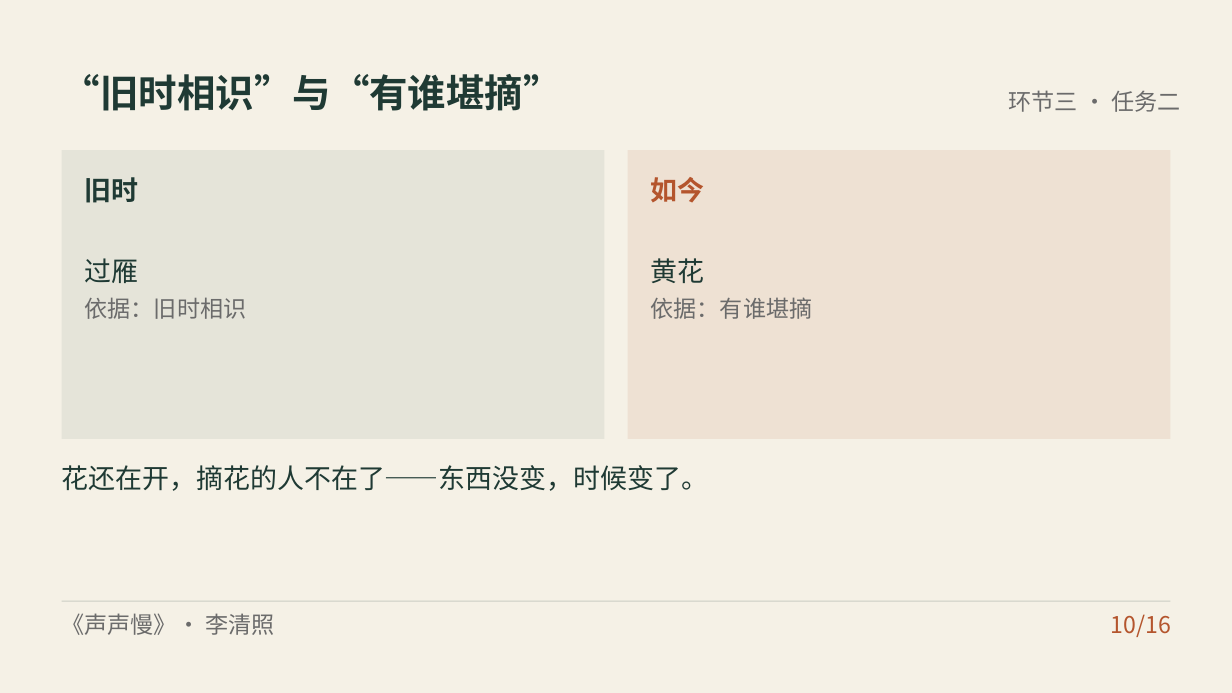
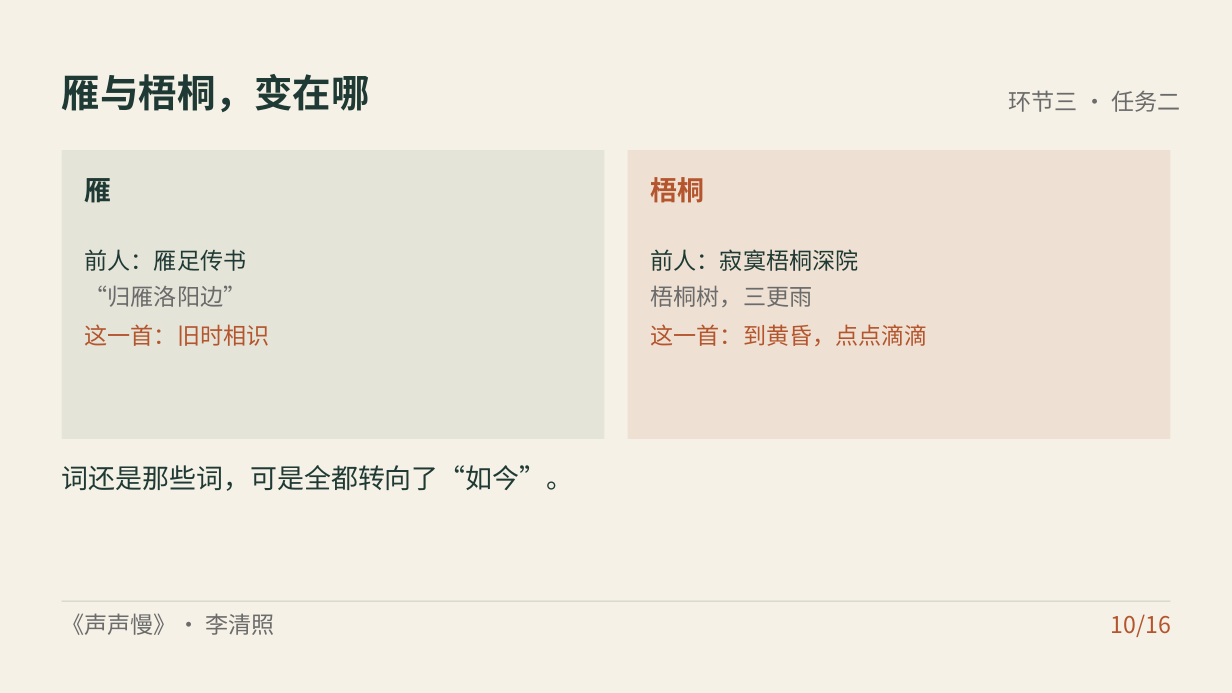
Before and after one commit to zhshy/gaozhong-yuwen-design-orchestrator, a slide deck: slide 10 of examples/声声慢/课件/声声慢.pptx. Drawn at 1232x693 pixels with LibreOffice and Linux fonts; fonts in the diff are those of the drawing. Boxes give left, top, right and bottom in pixels: in the first picture for what was removed or moved away, otherwise in the second. Text is boxed around its words. In the diff, an @@ line names an element or a change of style, - is before the commit and + after.

Commit message:
refactor: 《声声慢》示例按新鉴赏角度整篇重做（2.4.1）
验证 2.4.0 那套角度能不能真的跑出不一样的东西。骨架（十二节、
Σ=45、检测含量规+修订+再验证、红线项）一字未动，换的是角度。

叠字：上一版分"动作/状态"两堆 → 按傅庚生七级分层次，追问"冷冷"
挪到"清清"下面坏掉的是什么（角度二+四）。
意象：上一版分"旧时/如今"两栏 → 找前人的出处（语码）：雁（雁足
传书·归雁洛阳边）、梧桐（寂寞梧桐深院·梧桐树三更雨），再比这一
首怎么转向"如今"（角度五）。
末句：上一版只设计朗读处理 → 加两条反面评价：许昂霄"此词颇带
伧气"、陈廷焯"此不过奇笔耳，并非高调"，要求举词句表态（角度八
+六）。量规优秀档要替对方说出理由。

困难机制：概念混淆 → **缺比较维度**（说得出"好"，说不出"比什么
好、深在哪"）。
诊断任务：三个词写形容词 → **"这十四个字好在哪"**，把学生的皮
相答案原样抄黑板，与叶/傅/陈三家的批评正对；推翻条件写在教案。
再验证：「憔悴损」的主语 → **「守着窗儿，独自怎生得黑」的动词
"得"**（叶嘉莹所讲，"得"=能够）。
卡口：附一由四卡口增至四卡口 + **技法层卡口**。

四份全换：母本 3928／教案 2547／学案 1278／说课稿 2975 汉字
（仍在 2700-3300 区间）。
教学设计 Word 重出：HTML 门禁 100 分（修一处"二级标题后缺导
语"），转换预检通过。
课件 16 页全部重做（页序随三个新任务重排），抽查第 2/6/9/14 页
布局检查通过；页数、页码、顺序核对无重复。STORY.md 与 DESIGN.md
同步重写。根 README 示例节同步改写。

```diff
--- a/examples/声声慢/课件/声声慢.pptx
+++ b/examples/声声慢/课件/声声慢.pptx
@@ text removed at [62,74,562,111] @@
-“旧时相识”与“有谁堪摘”
@@ text added at [62,74,370,112], 30 pt, text #1F3A34, bold @@
+雁与梧桐，变在哪
@@ text at [85,172,112,207]: text changed; bold on @@
-过雁
+雁
@@ text removed at [85,177,139,203] @@
-旧时
@@ text at [651,177,705,203]: text changed @@
-如今
+梧桐
@@ text added at [85,249,247,271], 18 pt, text #1F3A34 @@
+前人：雁足传书
@@ text removed at [651,258,705,283] @@
-黄花
@@ text added at [651,249,859,271], 18 pt, text #1F3A34 @@
+前人：寂寞梧桐深院
@@ text added at [85,285,247,307], 18 pt, text #6B6B6B @@
+“归雁洛阳边”
@@ text removed at [651,297,813,319] @@
-依据：有谁堪摘
@@ text added at [651,285,813,307], 18 pt, text #6B6B6B @@
+梧桐树，三更雨
@@ text at [85,324,270,346]: text changed; text colour #6B6B6B to #B4552D @@
-依据：旧时相识
+这一首：旧时相识
@@ text added at [651,324,928,346], 18 pt, text #B4552D @@
+这一首：到黄昏，点点滴滴
@@ text at [62,465,574,491]: text changed @@
-花还在开，摘花的人不在了——东西没变，时候变了。
+词还是那些词，可是全都转向了“如今”。
```
Also in this commit, not shown: 12 other slides changed, 2 slides added, 2 slides removed, 26 other files.
